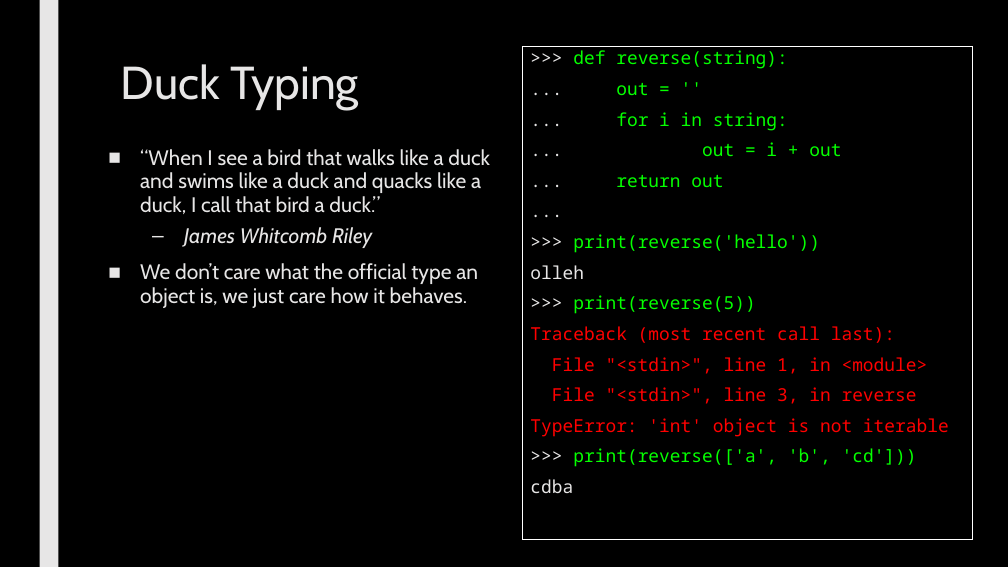
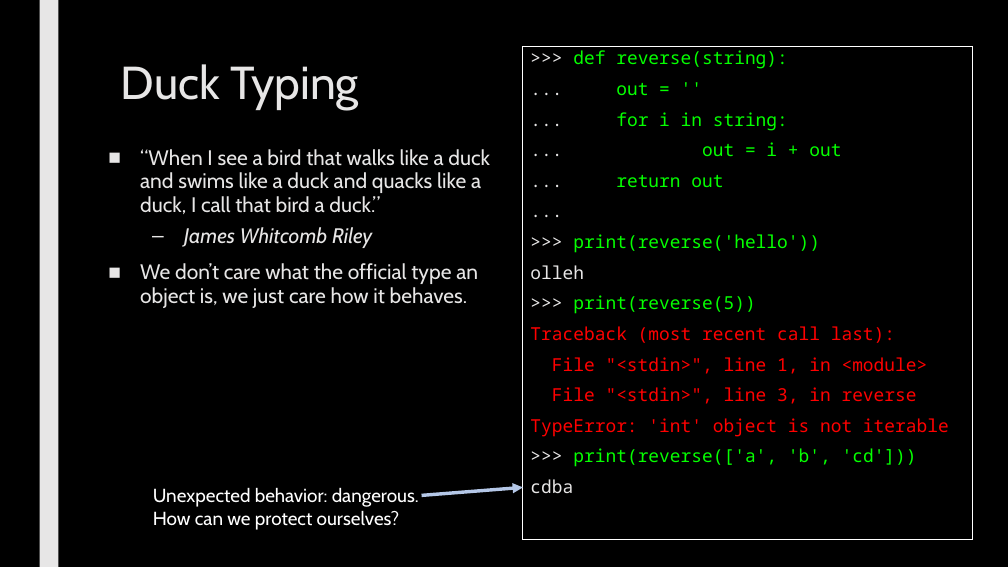
Before and after one commit to max7patek/metaprogramming, a slide deck: slide 11 of slides/00-OOPython.pptx (slide 9 before the commit). Drawn at 1008x567 pixels with LibreOffice and Linux fonts; fonts in the diff are those of the drawing. Boxes give left, top, right and bottom in pixels: in the first picture for what was removed or moved away, otherwise in the second. Text is boxed around its words. In the diff, an @@ line names an element or a change of style, - is before the commit and + after.

```diff
--- a/slides/00-OOPython.pptx
+++ b/slides/00-OOPython.pptx
@@ text added at (x1=153, y1=487, x2=419, y2=530), 18 pt, text #FFFFFF @@
+Unexpected behavior: dangerous.
+How can we protect ourselves?
@@ arrow added from (422, 495) to (523, 488), #B4C7E7 3.25 pt @@
```
Also in this commit, not shown: 12 other slides changed, 4 slides added.
